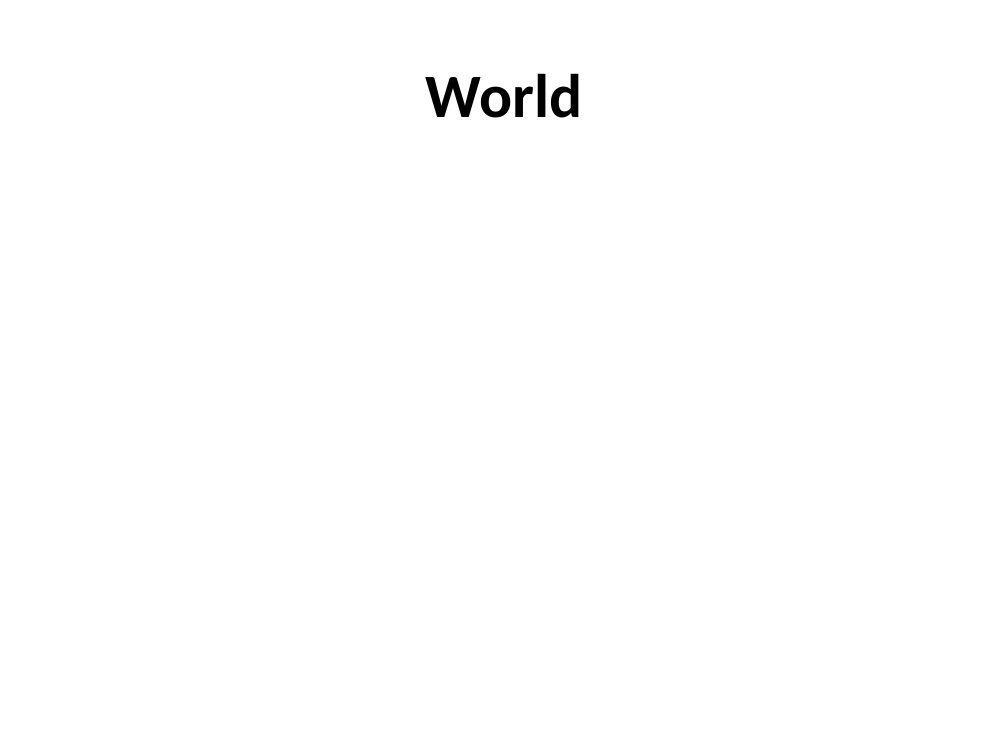
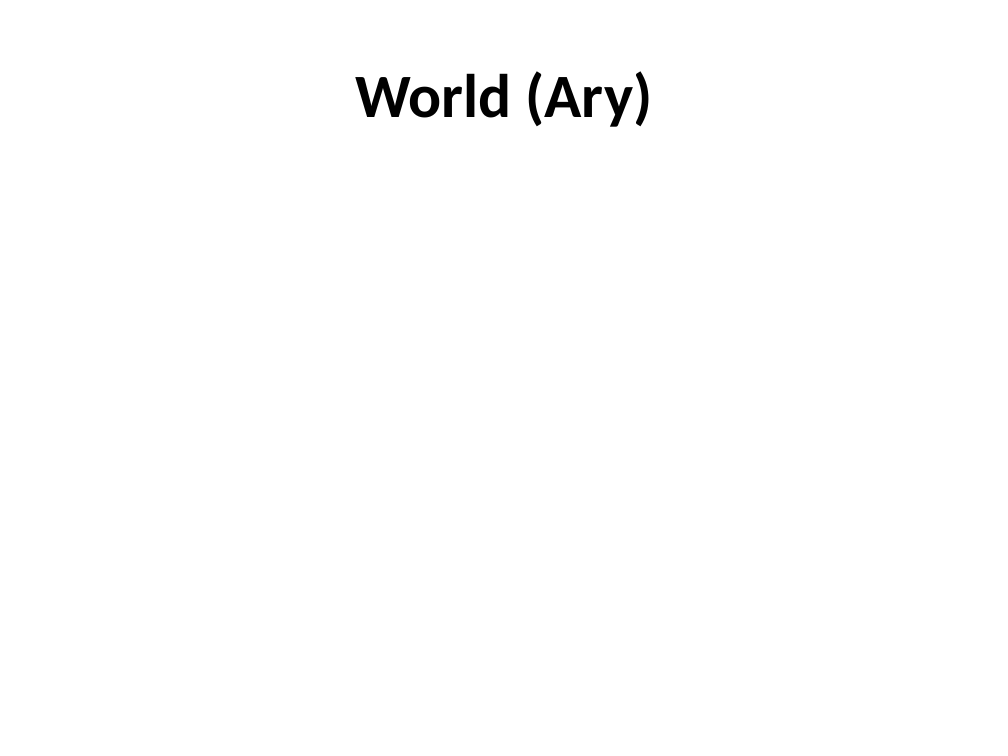
Before and after one commit to Hankli/VirtualEnvironments-Project, a slide deck: slide 7 of Documents/Presentations/Mock Presentation.pptx. Drawn at 1008x756 pixels with LibreOffice and Linux fonts; fonts in the diff are those of the drawing; background and template pictures are left out. Boxes give left, top, right and bottom in pixels: in the first picture for what was removed or moved away, otherwise in the second. Text is boxed around its words. In the diff, an @@ line names an element or a change of style, - is before the commit and + after.

```diff
--- a/Documents/Presentations/Mock Presentation.pptx
+++ b/Documents/Presentations/Mock Presentation.pptx
@@ title at [355,71,652,127]: text changed @@
-World
+World (Ary)
```
Also in this commit, not shown: 3 other slides changed, 11 slides added, 6 slides removed.
